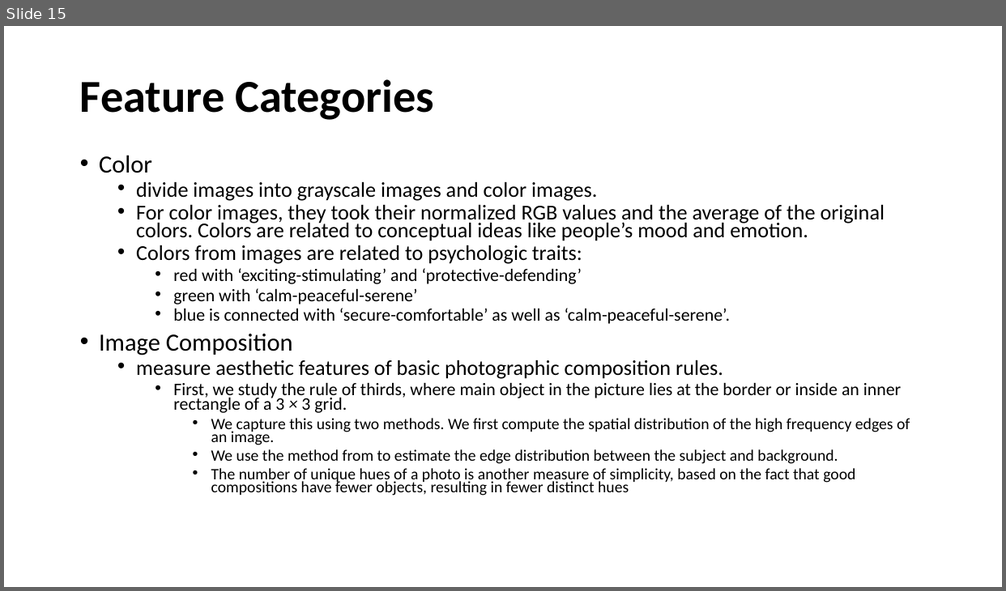
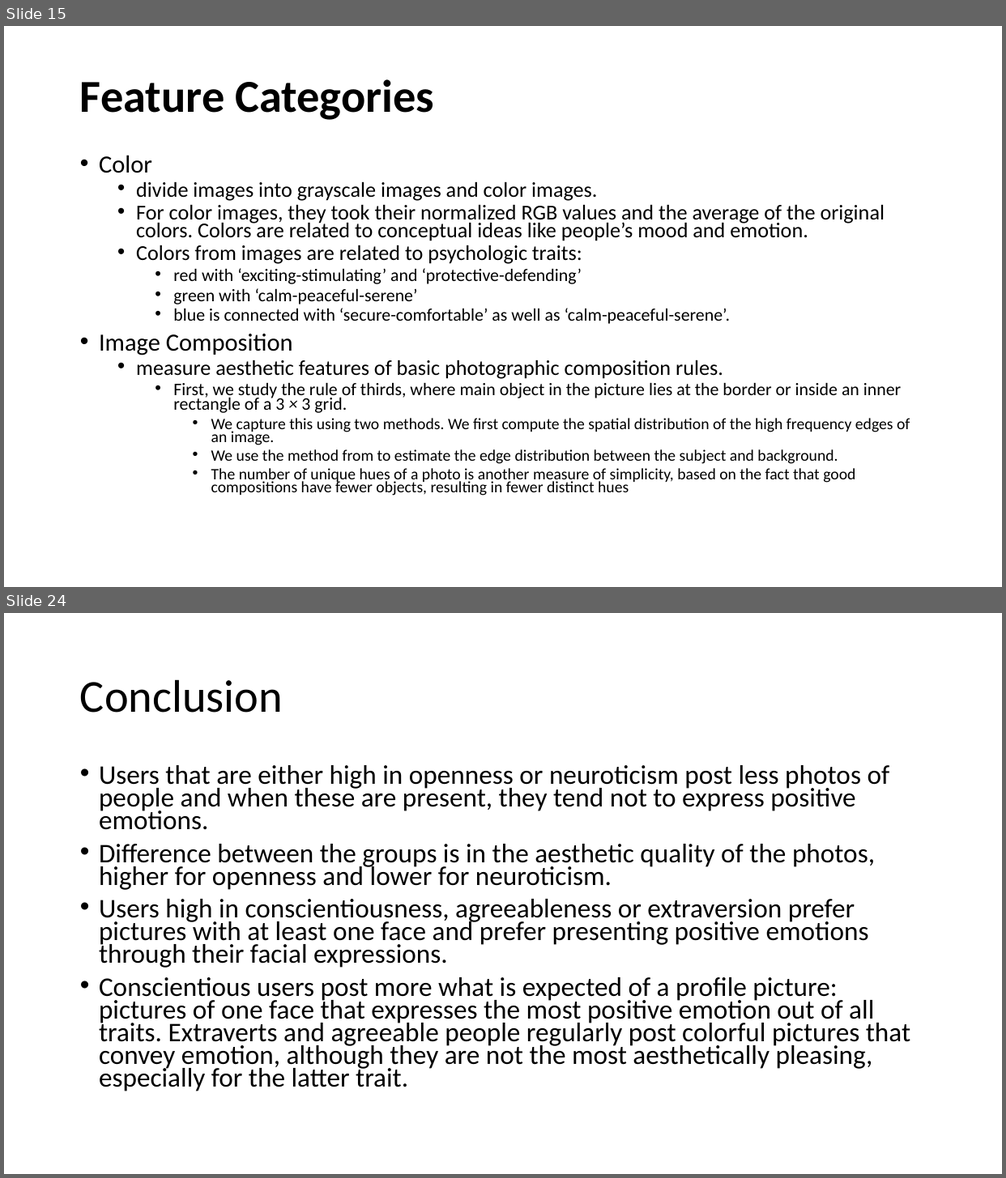
Before and after one commit to Sandhya-Bairi/USU-Assignments-and-Projects, a slide deck: CS 6675 - Advance Data Science/Practicum/Presentation.pptx. Shown one above the other, each under a label of ours: slide 15 before the commit, slides 15 and 24 after it; the slides between them are not shown. The pictures are 1006x591 and 1006x1178 pixels, drawn with LibreOffice and Linux fonts; fonts in the diff are those of the drawing. Boxes give left, top, right and bottom in pixels: in the first picture for what was removed or moved away, otherwise in the second. Text is boxed around its words. In the diff, an @@ line names an element or a change of style, - is before the commit and + after.

```diff
--- a/CS 6675 - Advance Data Science/Practicum/Presentation.pptx
+++ b/CS 6675 - Advance Data Science/Practicum/Presentation.pptx
@@ slide 24 added at <box>4,613,1002,1174</box>, background #FFFFFF @@
@@ title added at <box>80,679,283,713</box>, 44 pt, text #000000 @@
+Conclusion
@@ text added at <box>99,765,910,1092</box>, 25.9 pt, text #000000 @@
+• Users that are either high in openness or neuroticism post less photos of people and when these are present, they tend not to express positive emotions.
+• Difference between the groups is in the aesthetic quality of the photos, higher for openness and lower for neuroticism.
+• Users high in conscientiousness, agreeableness or extraversion prefer pictures with at least one face and prefer presenting positive emotions through their facial expressions.
+• Conscientious users post more what is expected of a profile picture: pictures of one face that expresses the most positive emotion out of all traits. Extraverts and agreeable people regularly post colorful pictures that convey emotion, although they are not the most aesthetically pleasing, especially for the latter trait.
```
Also in this commit, not shown: 2 slides changed, 7 other slides added, 32 other files.
